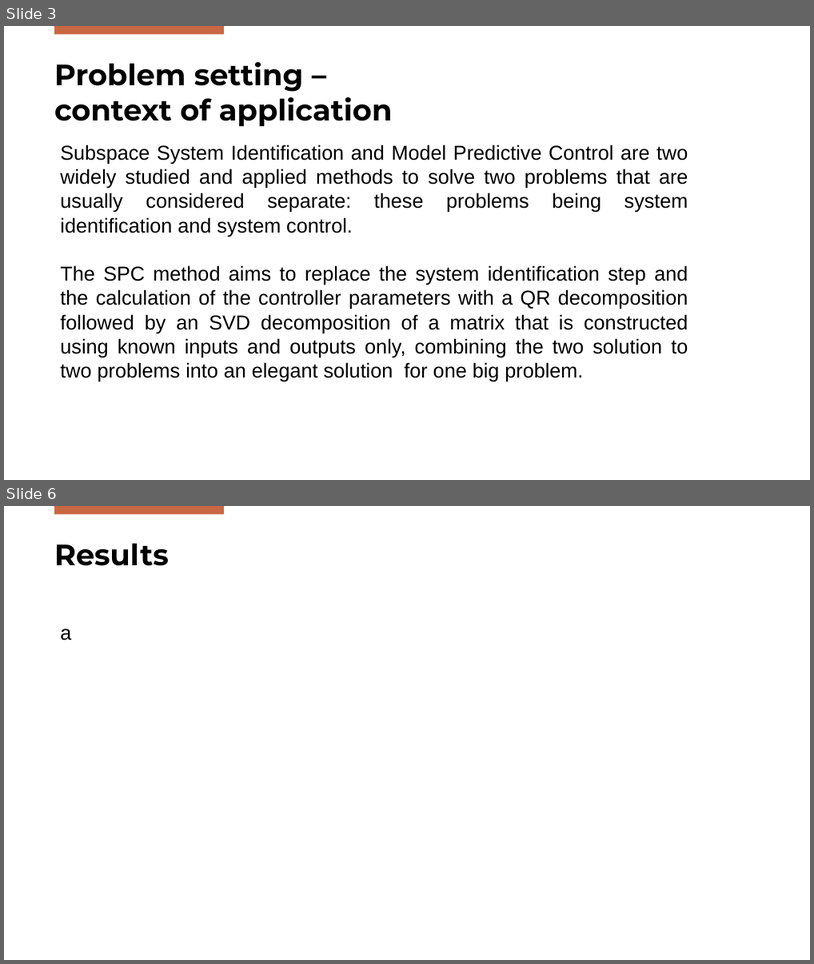
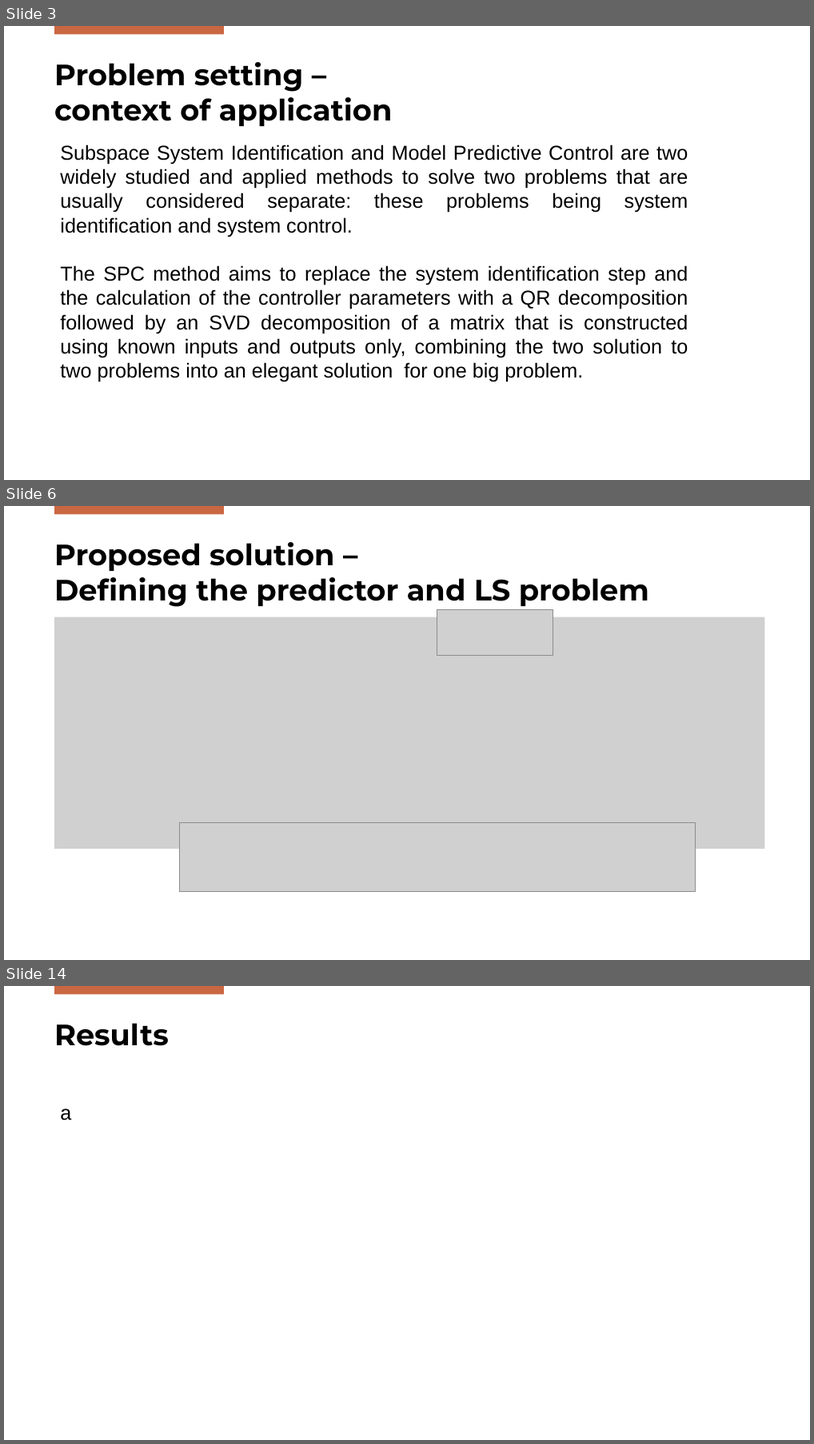
Before and after one commit to Gabriele-Mazzoleni/Progetto_ALES_aa_2025_2026, a slide deck: SPC_Presentation.pptx. Shown one above the other, each under a label of ours: slides 3 and 6 before the commit, slides 3, 6 and 14 after it; the slides between them are not shown. The pictures are 814x964 and 814x1444 pixels, drawn with LibreOffice and Linux fonts; fonts in the diff are those of the drawing; grey boxes stand for pictures; background and template pictures are left out. Boxes give left, top, right and bottom in pixels: in the first picture for what was removed or moved away, otherwise in the second. Text is boxed around its words. In the diff, an @@ line names an element or a change of style, - is before the commit and + after.

```diff
--- a/SPC_Presentation.pptx
+++ b/SPC_Presentation.pptx
@@ slide 6 added at (4,506,810,960), background #FFFFFF; not listed: 1 template element that a slide beside it also shows @@
@@ title added at (54,542,650,607), 35 pt, text #000000, bold @@
+Proposed solution –
+Defining the predictor and LS problem
@@ picture added at (54,616,765,848) @@
@@ picture added at (438,609,554,656) @@
@@ picture added at (179,822,695,892) @@
@@ what was slide 6 is now slide 14 @@
```
Also in this commit, not shown: 2 slides changed, 7 other slides added, 1 other file.
